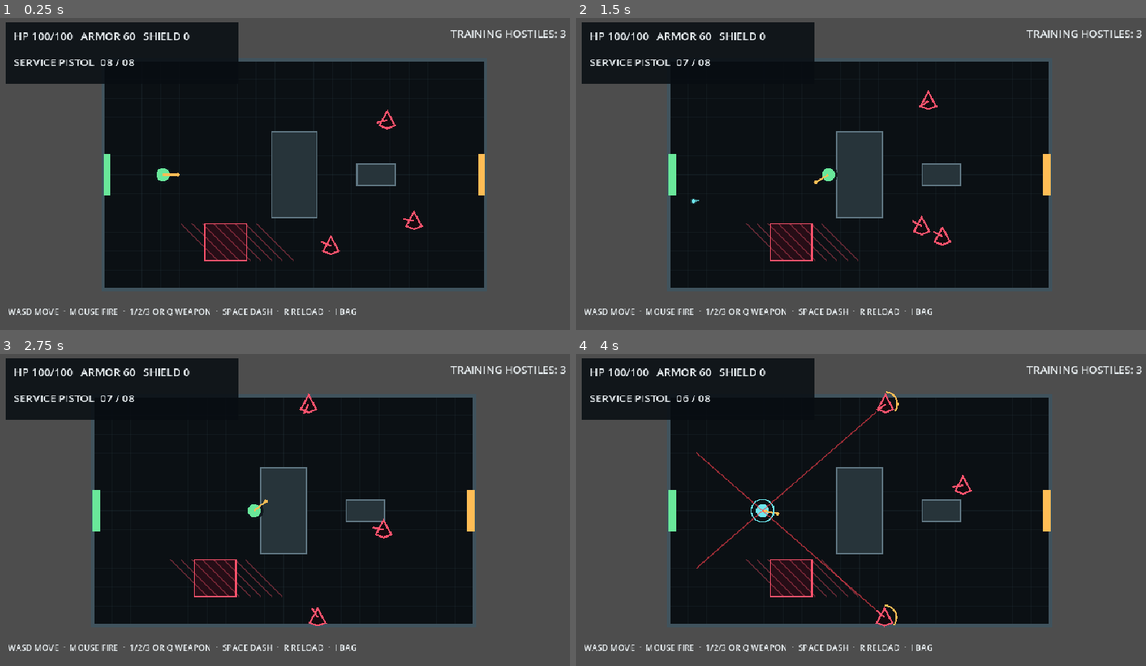
Above: before the commit, frames 1-4 (two rows, left to right).
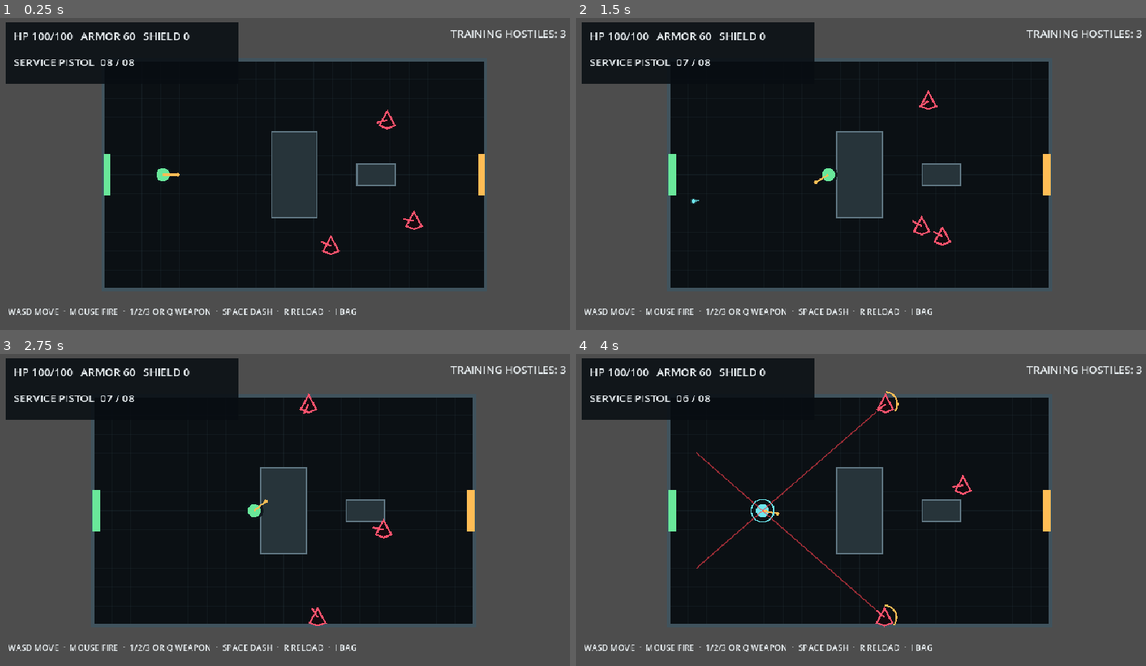
Above: after the commit, the same moments.

Repository: donly987647-max/Topdown-roguelite
Game: Godot game, scene res://scenes/main/Main.tscn
Two runs of this game, one before a commit and one after it. Both use one fixed random seed, a clock stepped at 60 frames per second and the inputs below.
Inputs (mouse positions are in pixels of both pictures, inside the frame that each line leads up to):
- Up to frame 1 (0.25 s): no input
- Up to frame 2 (1.5 s): tap Enter at 0.5 s; move the mouse to (986, 158) at 0.52 s; hold D (move_right) 0.53-1.25 s; tap Space (dash) at 0.6 s; click (986, 158) at 0.67 s; drag from (747, 189) to (832, 239) at 1.27 s
- Up to frame 3 (2.75 s): move the mouse to (342, 441) at 2.02 s; hold D (move_right) from 2.03 s (still down); tap Space (dash) at 2.1 s
- Up to frame 4 (4 s): release D (move_right) at 2.75 s; drag from (832, 575) to (690, 463) at 2.77 s; move the mouse to (1032, 559) at 3.52 s; hold A (move_left) from 3.53 s (still down); tap E (interact) at 3.6 s; tap Space (dash) at 3.8 s

The runs differ from the first frame. In frame 1, 1.0% of the frame differs, in the area x 31-52%, y 65-78%; in frame 2, 1.0%; in frame 3, 1.0%; in frame 4, 1.0%.

Commit message:
Drive combat rooms from route profiles and preserve player state

Diff:
--- a/scripts/world/test_room.gd
+++ b/scripts/world/test_room.gd
@@ -2,28 +2,56 @@
 extends Node2D
 
 signal reward_requested(options: Array)
+signal room_cleared(room_snapshot: Dictionary)
 
 const ROOM_RECT := Rect2(Vector2(-320.0, -192.0), Vector2(640.0, 384.0))
 const SAFE_RECT := Rect2(Vector2(-294.0, -166.0), Vector2(588.0, 332.0))
 const PLAYER_SPAWN := Vector2(-220.0, 0.0)
-const ENEMY_SPAWNS := [Vector2(170.0, -95.0), Vector2(215.0, 80.0), Vector2(75.0, 125.0)]
-const OBSTACLES := [Rect2(Vector2(-38.0, -72.0), Vector2(76.0, 144.0)), Rect2(Vector2(105.0, -18.0), Vector2(64.0, 36.0))]
-const HAZARDS := [Rect2(Vector2(-150.0, 82.0), Vector2(70.0, 62.0))]
+const ENEMY_SPAWNS := [
+	Vector2(170.0, -95.0), Vector2(215.0, 80.0), Vector2(75.0, 125.0),
+	Vector2(70.0, -130.0), Vector2(245.0, -20.0), Vector2(145.0, 130.0)
+]
+const OBSTACLES := [
+	Rect2(Vector2(-38.0, -72.0), Vector2(76.0, 144.0)),
+	Rect2(Vector2(105.0, -18.0), Vector2(64.0, 36.0))
+]
+const HAZARD_A := Rect2(Vector2(-150.0, 82.0), Vector2(70.0, 62.0))
+const HAZARD_B := Rect2(Vector2(178.0, -150.0), Vector2(72.0, 58.0))
 
 var player: PlayerController
+var route_room: RouteRoomData
+var carried_player: PlayerController
 var _reward_offered := false
+var _room_clear_emitted := false
 var _last_enemy_count := -1
+var _active_hazards: Array[Rect2] = []
+
+func configure(profile: RouteRoomData, existing_player: PlayerController = null) -> void:
+	route_room = profile.duplicate_room() if profile != null else null
+	carried_player = existing_player
 
 func _ready() -> void:
+	if route_room == null:
+		route_room = _default_route_room()
 	add_to_group("room_controller")
 	_build_walls()
 	for rect in OBSTACLES:
 		_build_static_rect(rect, Color("27343a"))
+	_configure_hazards()
 	_spawn_player()
 	_spawn_enemies()
 	queue_redraw()
 
 func _spawn_player() -> void:
+	if is_instance_valid(carried_player):
+		player = carried_player
+		if player.get_parent() != self:
+			player.reparent(self, true)
+		player.global_position = PLAYER_SPAWN
+		player.velocity = Vector2.ZERO
+		player.room_controller = self
+		player.set_physics_process(true)
+		return
 	player = PlayerController.new()
 	player.name = "Player"
 	player.global_position = PLAYER_SPAWN
@@ -31,11 +59,18 @@
 	add_child(player)
 
 func _spawn_enemies() -> void:
-	for index in range(ENEMY_SPAWNS.size()):
+	var count := clampi(route_room.enemy_count, 1, ENEMY_SPAWNS.size())
+	for index in range(count):
 		var enemy := TrainingGunner.new()
 		enemy.name = "TrainingGunner%02d" % index
 		enemy.spawn_index = index
 		enemy.global_position = ENEMY_SPAWNS[index]
+		enemy.health_multiplier = route_room.enemy_health_multiplier
+		enemy.damage_multiplier = route_room.enemy_damage_multiplier
+		if route_room.room_type == RouteRoomData.RoomType.ELITE:
+			enemy.elite_rank = 1 if index < 2 else 0
+		elif route_room.room_type == RouteRoomData.RoomType.BOSS_GATE:
+			enemy.elite_rank = 2 if index == 0 else 1 if index < 3 else 0
 		add_child(enemy)
 	_update_enemy_count.call_deferred()
 
@@ -47,6 +82,9 @@
 	if count != _last_enemy_count:
 		_last_enemy_count = count
 		_emit_event(&"enemy_count_changed", [count])
+	if count == 0 and not _room_clear_emitted and is_instance_valid(player):
+		_room_clear_emitted = true
+		room_cleared.emit(route_room.get_snapshot())
 	if count == 0 and not _reward_offered and is_instance_valid(player):
 		_reward_offered = true
 		_offer_reward.call_deferred()
@@ -70,6 +108,9 @@
 		options = WeaponPartRewardPicker.roll_options(3)
 	reward_requested.emit(options)
 
+func get_route_snapshot() -> Dictionary:
+	return route_room.get_snapshot() if route_room != null else {}
+
 func correct_dash_direction(start: Vector2, desired_direction: Vector2, distance: float) -> Vector2:
 	var game_state := get_node_or_null("/root/GameState")
 	if game_state != null and bool(game_state.get("high_difficulty_hazard_correction_disabled")):
@@ -79,7 +120,7 @@
 		clampf(desired_end.x, SAFE_RECT.position.x, SAFE_RECT.end.x),
 		clampf(desired_end.y, SAFE_RECT.position.y, SAFE_RECT.end.y)
 	)
-	for hazard in HAZARDS:
+	for hazard in _active_hazards:
 		if hazard.grow(14.0).has_point(safe_end):
 			safe_end = start
 	for obstacle in OBSTACLES:
@@ -90,6 +131,13 @@
 
 func get_camera_limits() -> Rect2:
 	return ROOM_RECT
+
+func _configure_hazards() -> void:
+	_active_hazards.clear()
+	if route_room.hazard_level >= 1:
+		_active_hazards.append(HAZARD_A)
+	if route_room.hazard_level >= 2:
+		_active_hazards.append(HAZARD_B)
 
 func _build_walls() -> void:
 	_build_static_rect(Rect2(Vector2(-336, -208), Vector2(672, 16)), Color("40535d"))
@@ -109,6 +157,15 @@
 	body.add_child(collider)
 	add_child(body)
 
+func _default_route_room() -> RouteRoomData:
+	var data := RouteRoomData.new()
+	data.room_id = &"test_room"
+	data.stage_index = 0
+	data.display_name = "TEST ROOM"
+	data.description = "Standalone combat test room."
+	data.enemy_count = 3
+	return data
+
 func _emit_event(signal_name: StringName, arguments: Array = []) -> void:
 	var event_bus := get_node_or_null("/root/EventBus")
 	if event_bus != null and event_bus.has_signal(signal_name):
@@ -117,7 +174,10 @@
 		event_bus.callv("emit_signal", call_arguments)
 
 func _draw() -> void:
-	draw_rect(ROOM_RECT, Color("0b1014"), true)
+	var room_tint := Color("0b1014")
+	if route_room != null and route_room.is_dangerous():
+		room_tint = Color("120c12")
+	draw_rect(ROOM_RECT, room_tint, true)
 	for x in range(int(ROOM_RECT.position.x), int(ROOM_RECT.end.x) + 1, GameConstants.TILE_SIZE):
 		draw_line(Vector2(x, ROOM_RECT.position.y), Vector2(x, ROOM_RECT.end.y), Color(0.2, 0.3, 0.34, 0.17), 1.0)
 	for y in range(int(ROOM_RECT.position.y), int(ROOM_RECT.end.y) + 1, GameConstants.TILE_SIZE):
@@ -126,7 +186,7 @@
 	for obstacle in OBSTACLES:
 		draw_rect(obstacle, Color("27343a"), true)
 		draw_rect(obstacle, Color("607783"), false, 2.0)
-	for hazard in HAZARDS:
+	for hazard in _active_hazards:
 		draw_rect(hazard, Color("260d16"), true)
 		draw_rect(hazard, Color("ff536d"), false, 2.0)
 		for offset in range(-40, 90, 18):
